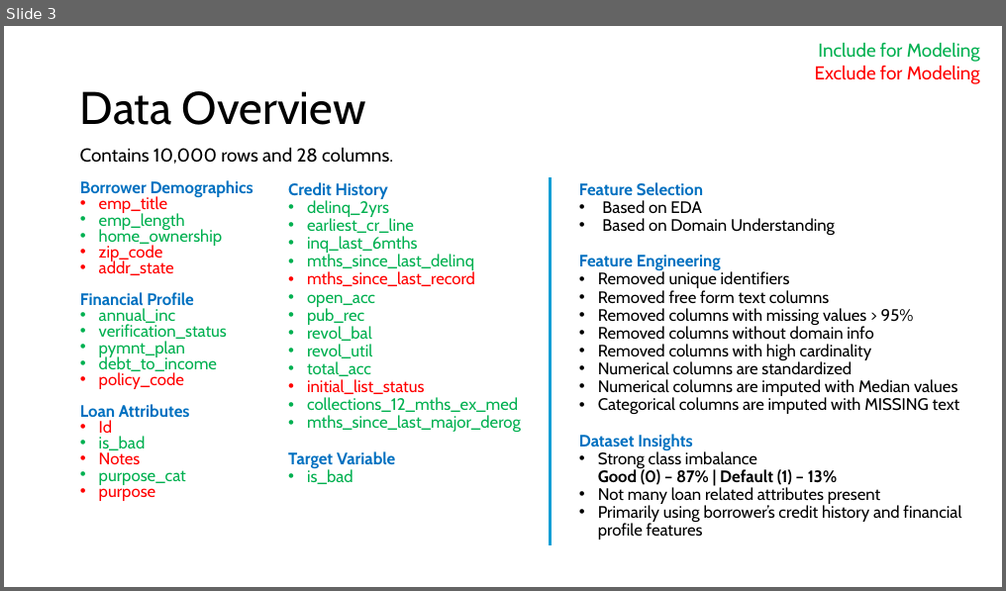
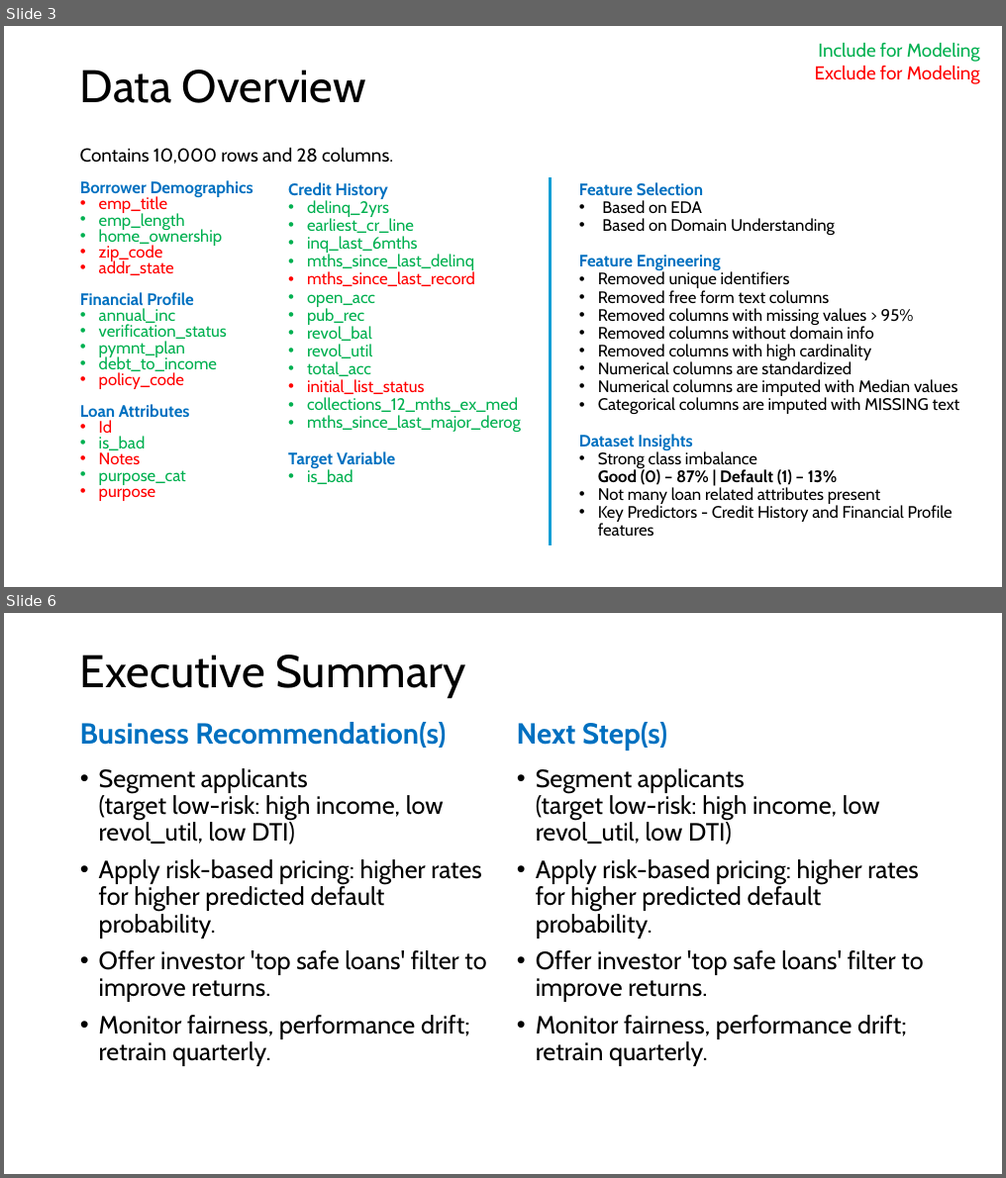
Before and after one commit to mvsundaresan/LendingClub, a slide deck: LendingClubAnalysis.pptx. Shown one above the other, each under a label of ours: slide 3 before the commit, slides 3 and 6 after it; the slides between them are not shown. The pictures are 1006x591 and 1006x1178 pixels, drawn with LibreOffice and Linux fonts; fonts in the diff are those of the drawing. Boxes give left, top, right and bottom in pixels: in the first picture for what was removed or moved away, otherwise in the second. Text is boxed around its words. In the diff, an @@ line names an element or a change of style, - is before the commit and + after.

```diff
--- a/LendingClubAnalysis.pptx
+++ b/LendingClubAnalysis.pptx
@@ slide 6 added at bbox=[4, 613, 1002, 1174], background #FFFFFF @@
@@ title added at bbox=[80, 655, 465, 698], 44 pt, text #000000 @@
+Executive Summary
@@ text added at bbox=[80, 722, 446, 748], 28 pt, text #0070C0, bold @@
+Business Recommendation(s)
@@ text added at bbox=[517, 722, 667, 751], 28 pt, text #0070C0, bold @@
+Next Step(s)
@@ text added at bbox=[99, 768, 486, 1066], 24 pt, text #000000 @@
+• Segment applicants
+  (target low-risk: high income, low revol_util, low DTI)
+• Apply risk-based pricing: higher rates for higher predicted default probability.
+• Offer investor 'top safe loans' filter to improve returns.
+• Monitor fairness, performance drift; retrain quarterly.
@@ text added at bbox=[536, 768, 923, 1066], 24 pt, text #000000 @@
+• Segment applicants
+  (target low-risk: high income, low revol_util, low DTI)
+• Apply risk-based pricing: higher rates for higher predicted default probability.
+• Offer investor 'top safe loans' filter to improve returns.
+• Monitor fairness, performance drift; retrain quarterly.
@@ slide 3 changed as well @@
@@ title "Data Overview": place and size @@
-title "Data Overview" at bbox=[80, 91, 366, 125]
+title "Data Overview" at bbox=[80, 70, 366, 103]
@@ text at bbox=[598, 505, 952, 537]: text changed @@
-• Primarily using borrower’s credit history and financial profile features
+• Key Predictors - Credit History and Financial Profile features
```
Also in this commit, not shown: 3 other slides changed, 2 other slides added, 3 slides removed.
